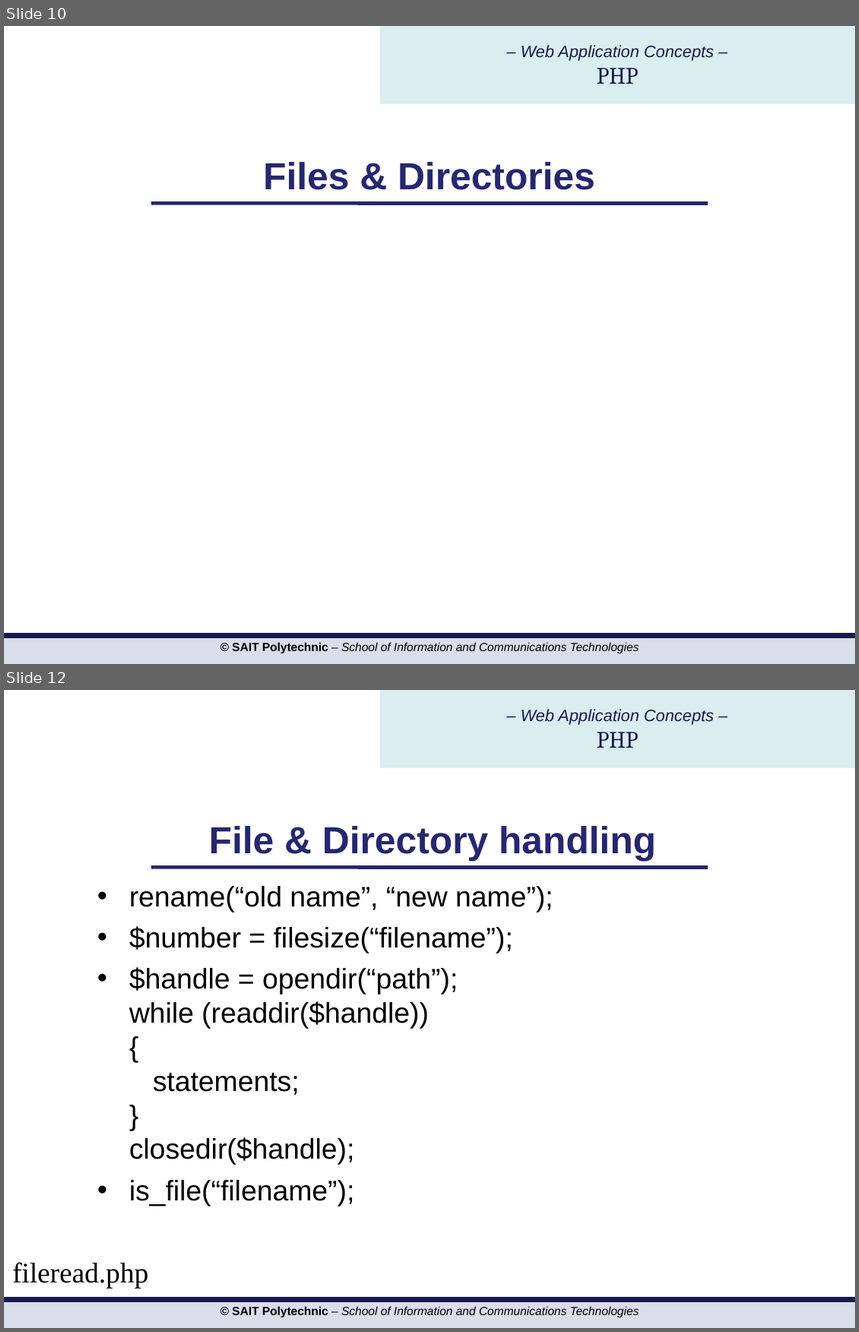
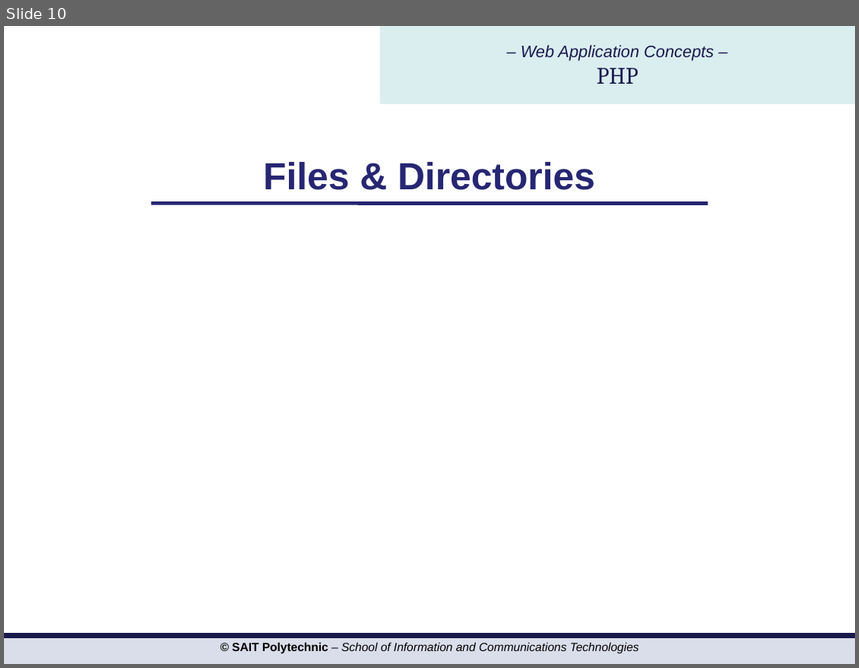
Before and after one commit to hdmdhr/CPRG-210-OSD-Assignment, a slide deck: PPTs/php/PHP Day 5 pattern files cookie session.ppt. Shown one above the other, each under a label of ours: slides 10 and 12 before the commit, slide 10 after it; the slides between them are not shown. The pictures are 859x1332 and 859x668 pixels, drawn with LibreOffice and Linux fonts; fonts in the diff are those of the drawing; background and template pictures are left out. Boxes give left, top, right and bottom in pixels: in the first picture for what was removed or moved away, otherwise in the second. Text is boxed around its words. In the diff, an @@ line names an element or a change of style, - is before the commit and + after.

```diff
--- a/PPTs/php/PHP Day 5 pattern files cookie session.ppt
+++ b/PPTs/php/PHP Day 5 pattern files cookie session.ppt
@@ slide 12 removed at (4, 690, 855, 1328), background #FFFFFF; not listed: 3 template elements that a slide beside it also shows @@
@@ rectangle removed at (380, 690, 855, 768) @@
-– Web Application Concepts –
-PHP
@@ text removed at (209, 826, 656, 862) @@
-File & Directory handling
@@ text removed at (129, 886, 553, 1206) @@
-• rename(“old name”, “new name”);
-• $number = filesize(“filename”);
-• $handle = opendir(“path”);
-  while (readdir($handle))
-  {
-  statements;
-  }
-  closedir($handle);
-• is_file(“filename”);
@@ text removed at (12, 1262, 148, 1288) @@
-fileread.php
```
Also in this commit, not shown: 9 slides changed, 2 slides added, 1 other slide removed, 7 other files.
